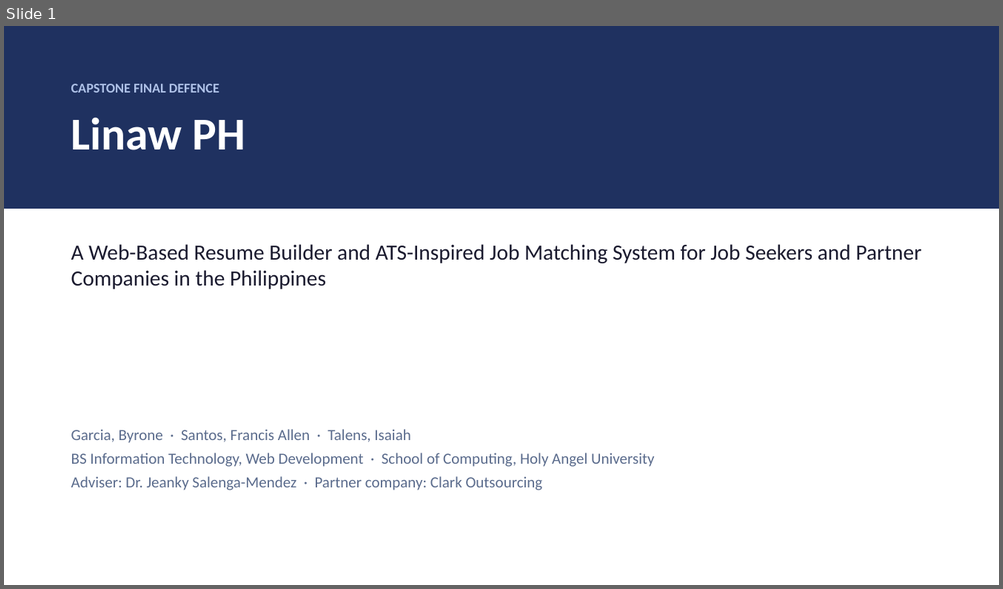
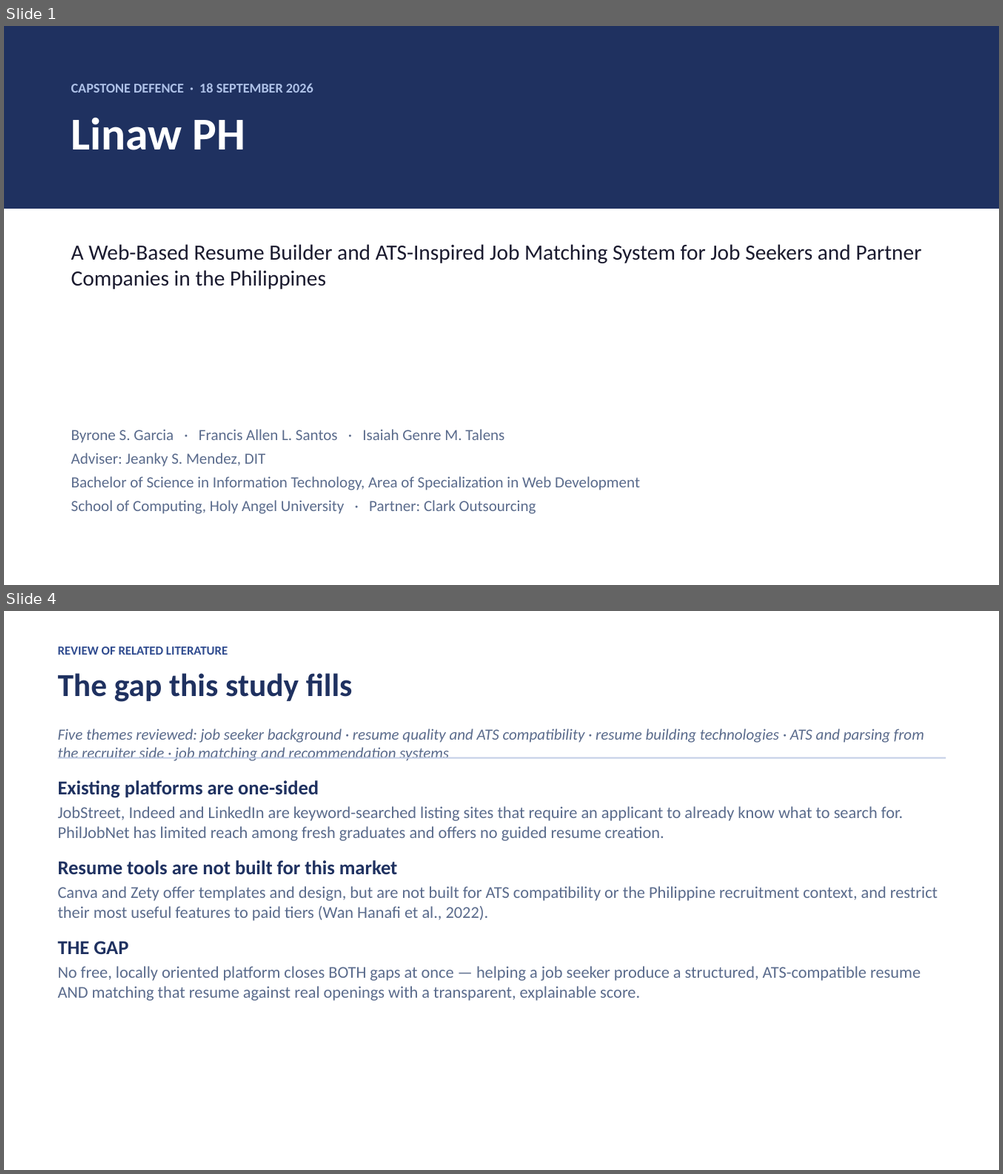
Before and after one commit to Talenss/CapstoneWebsite, a slide deck: 05_Website_Angular/docs/Linaw-PH-Defence-Presentation.pptx. Shown one above the other, each under a label of ours: slide 1 before the commit, slides 1 and 4 after it; the slides between them are not shown. The pictures are 1003x589 and 1003x1174 pixels, drawn with LibreOffice and Linux fonts; fonts in the diff are those of the drawing. Boxes give left, top, right and bottom in pixels: in the first picture for what was removed or moved away, otherwise in the second. Text is boxed around its words. In the diff, an @@ line names an element or a change of style, - is before the commit and + after.

```diff
--- a/05_Website_Angular/docs/Linaw-PH-Defence-Presentation.pptx
+++ b/05_Website_Angular/docs/Linaw-PH-Defence-Presentation.pptx
@@ slide 4 added at <box>4,611,999,1170</box>, background #FFFFFF @@
@@ text added at <box>58,647,227,655</box>, 12 pt, text #2F4B8F, bold @@
+REVIEW OF RELATED LITERATURE
@@ text added at <box>58,673,353,702</box>, 31 pt, text #1F3160, bold @@
+The gap this study fills
@@ text added at <box>58,729,924,761</box>, 15 pt, text #5A6B8C, italic @@
+Five themes reviewed: job seeker background · resume quality and ATS compatibility · resume building technologies · ATS and parsing from the recruiter side · job matching and recommendation systems
@@ rectangle added at <box>58,758,945,759</box>, fill #C3CEE6 @@
@@ text added at <box>58,780,937,1001</box>, 16 pt, text #5A6B8C @@
+Existing platforms are one-sided
+JobStreet, Indeed and LinkedIn are keyword-searched listing sites that require an applicant to already know what to search for. PhilJobNet has limited reach among fresh graduates and offers no guided resume creation.
+Resume tools are not built for this market
+Canva and Zety offer templates and design, but are not built for ATS compatibility or the Philippine recruitment context, and restrict their most useful features to paid tiers (Wan Hanafi et al., 2022).
+THE GAP
+No free, locally oriented platform closes BOTH gaps at once — helping a job seeker produce a structured, ATS-compatible resume AND matching that resume against real openings with a transparent, explainable score.
@@ slide 1 changed as well @@
@@ text at <box>71,83,313,93</box>: text changed @@
-CAPSTONE FINAL DEFENCE
+CAPSTONE DEFENCE · 18 SEPTEMBER 2026
@@ text at <box>71,429,640,514</box>: text changed @@
-Garcia, Byrone · Santos, Francis Allen · Talens, Isaiah
-BS Information Technology, Web Development · School of Computing, Holy Angel University
-Adviser: Dr. Jeanky Salenga-Mendez · Partner company: Clark Outsourcing
+Byrone S. Garcia · Francis Allen L. Santos · Isaiah Genre M. Talens
+Adviser: Jeanky S. Mendez, DIT
+Bachelor of Science in Information Technology, Area of Specialization in Web Development
+School of Computing, Holy Angel University · Partner: Clark Outsourcing
```
Also in this commit, not shown: 4 other slides changed, 17 other slides added, 18 slides removed, 5 other files.
